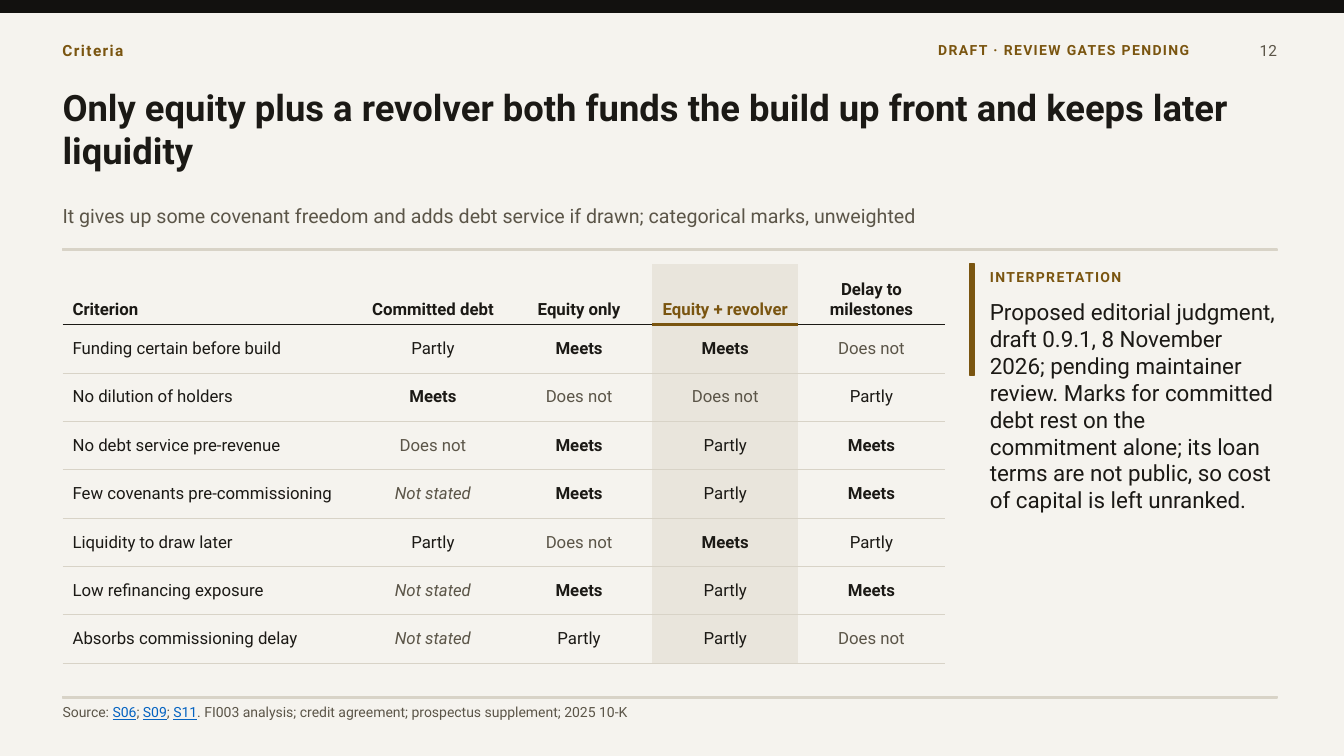
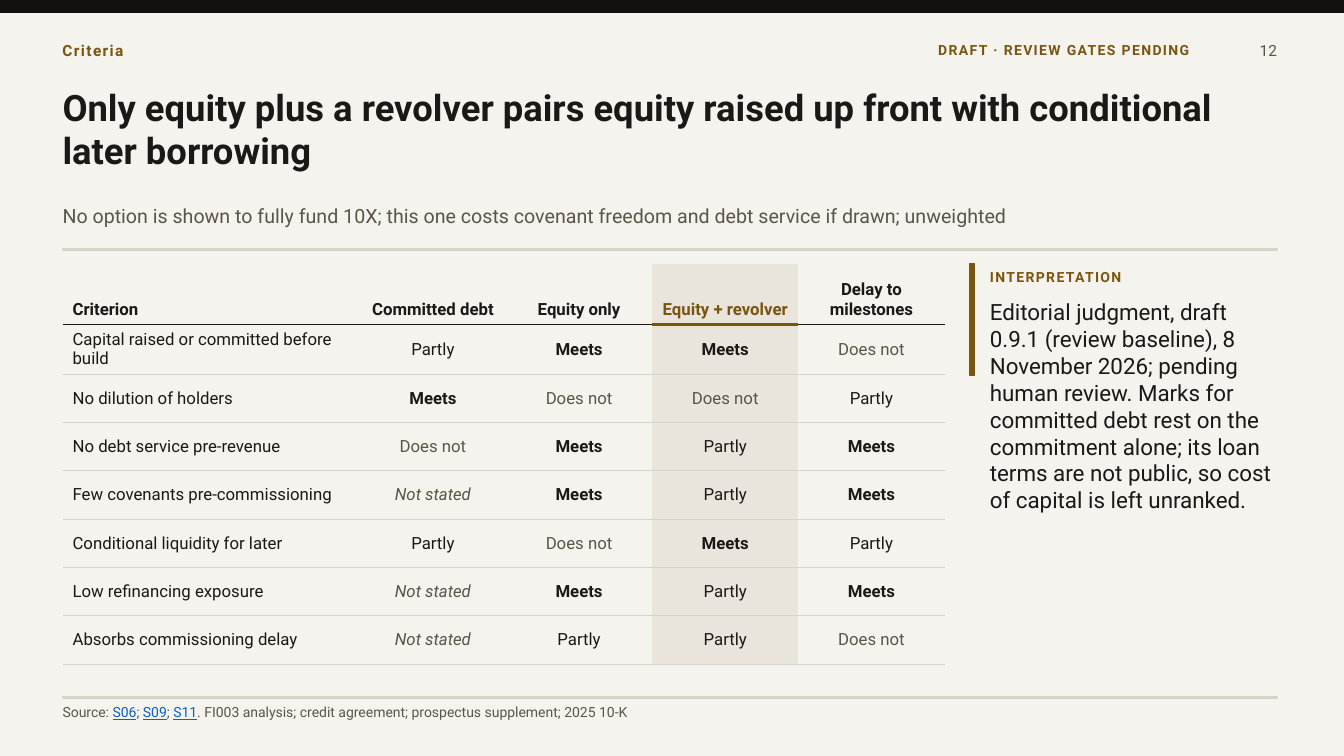
Before and after one commit to VSSpowerlifting/strategic-materials-policy-tracker, a slide deck: slide 12 of research/fi003/outputs/presentation-draft-v091/fi003-jpmorgan-mp-materials-draft-0.9.1.pptx. Drawn at 1344x756 pixels with LibreOffice and Linux fonts; fonts in the diff are those of the drawing. Boxes give left, top, right and bottom in pixels: in the first picture for what was removed or moved away, otherwise in the second. Text is boxed around its words. In the diff, an @@ line names an element or a change of style, - is before the commit and + after.

```diff
--- a/research/fi003/outputs/presentation-draft-v091/fi003-jpmorgan-mp-materials-draft-0.9.1.pptx
+++ b/research/fi003/outputs/presentation-draft-v091/fi003-jpmorgan-mp-materials-draft-0.9.1.pptx
@@ text at (63, 93, 1211, 172): text changed @@
-Only equity plus a revolver both funds the build up front and keeps later liquidity
+Only equity plus a revolver pairs equity raised up front with conditional later borrowing
@@ text at (63, 208, 1006, 227): text changed @@
-It gives up some covenant freedom and adds debt service if drawn; categorical marks, unweighted
+No option is shown to fully fund 10X; this one costs covenant freedom and debt service if drawn; unweighted
@@ table at (63, 264, 945, 653) @@
-row 2, column 1: Funding certain before build
+row 2, column 1: Capital raised or committed before build
-row 6, column 1: Liquidity to draw later
+row 6, column 1: Conditional liquidity for later
@@ text at (990, 303, 1271, 513): text changed @@
-Proposed editorial judgment, draft 0.9.1, 8 November 2026; pending maintainer review. Marks for committed debt rest on the commitment alone; its loan terms are not public, so cost of capital is left unranked.
+Editorial judgment, draft 0.9.1 (review baseline), 8 November 2026; pending human review. Marks for committed debt rest on the commitment alone; its loan terms are not public, so cost of capital is left unranked.
```
Also in this commit, not shown: 6 other slides changed, 18 other files.
